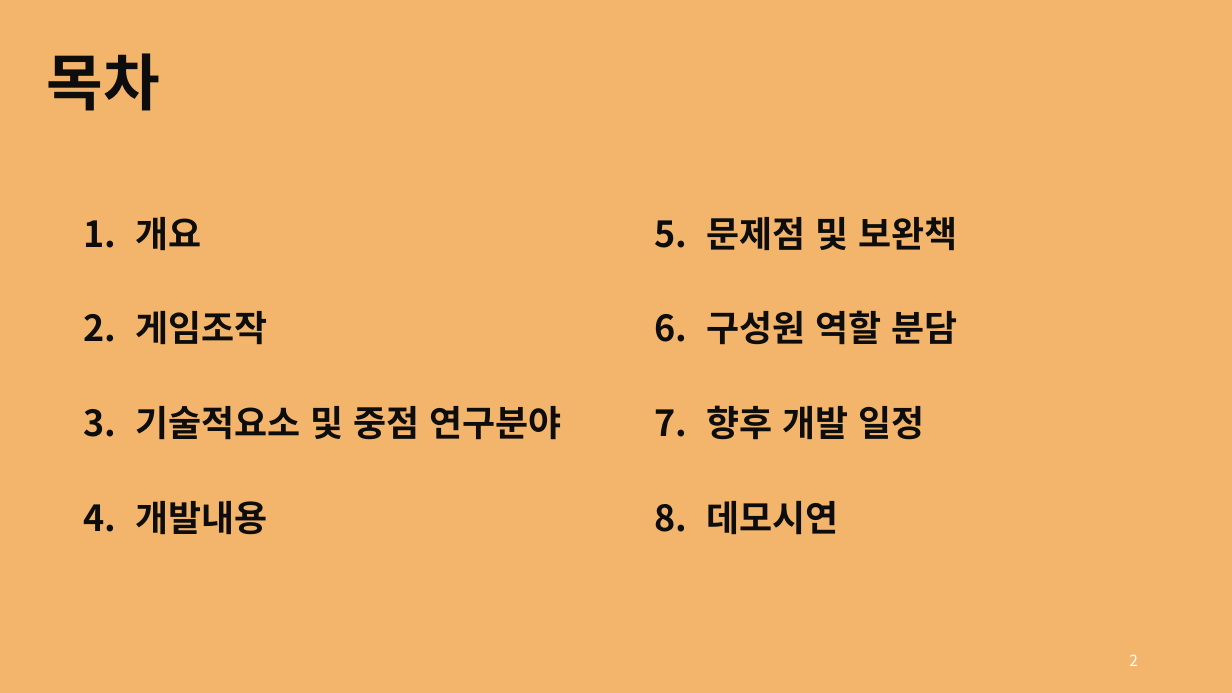
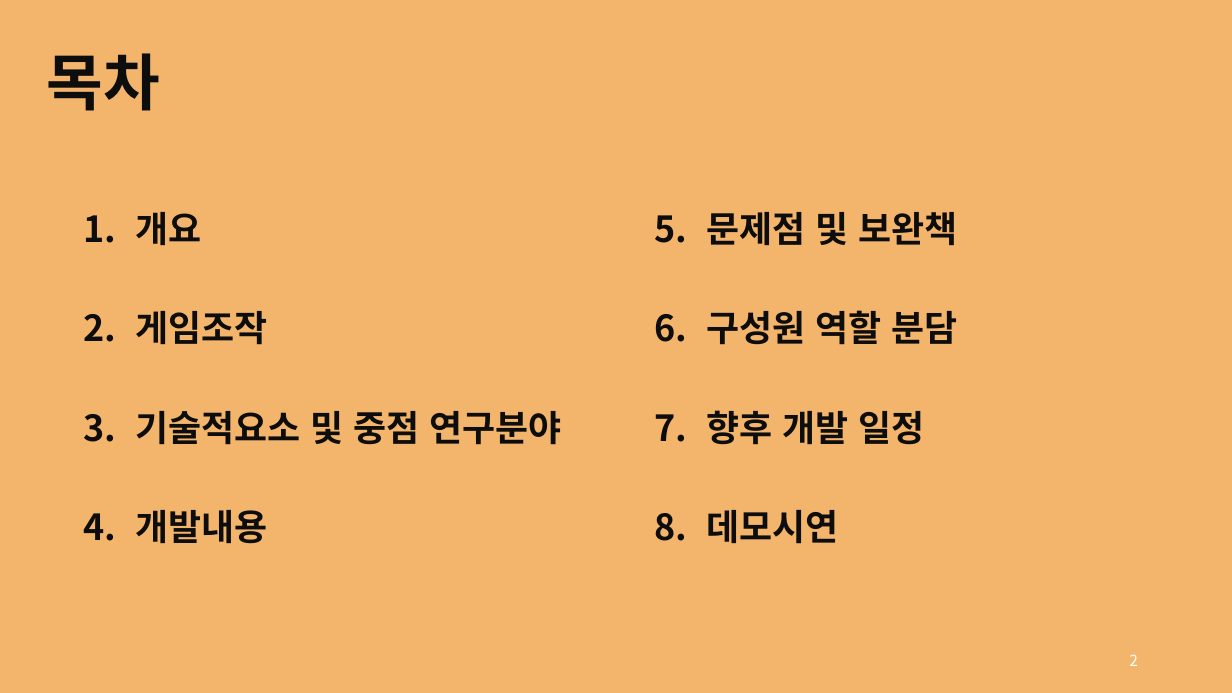
Before and after one commit to rg7155/2022_GraduationProject, a slide deck: slide 2 of 발표자료/2. 중간발표/의뢰인_윤성주, 최경훈.pptx. Drawn at 1232x693 pixels with LibreOffice and Linux fonts; fonts in the diff are those of the drawing. Boxes give left, top, right and bottom in pixels: in the first picture for what was removed or moved away, otherwise in the second. Text is boxed around its words. In the diff, an @@ line names an element or a change of style, - is before the commit and + after.

```diff
--- a/발표자료/2. 중간발표/의뢰인_윤성주, 최경훈.pptx
+++ b/발표자료/2. 중간발표/의뢰인_윤성주, 최경훈.pptx
@@ text "개요" at [135, 212, 561, 544]: line spacing 1.9 to 2 @@
@@ text "문제점 및 보완책" at [706, 212, 957, 544]: line spacing 1.9 to 2 @@
```
Also in this commit, not shown: 8 other slides changed, 3 slides added, 2 other files.
